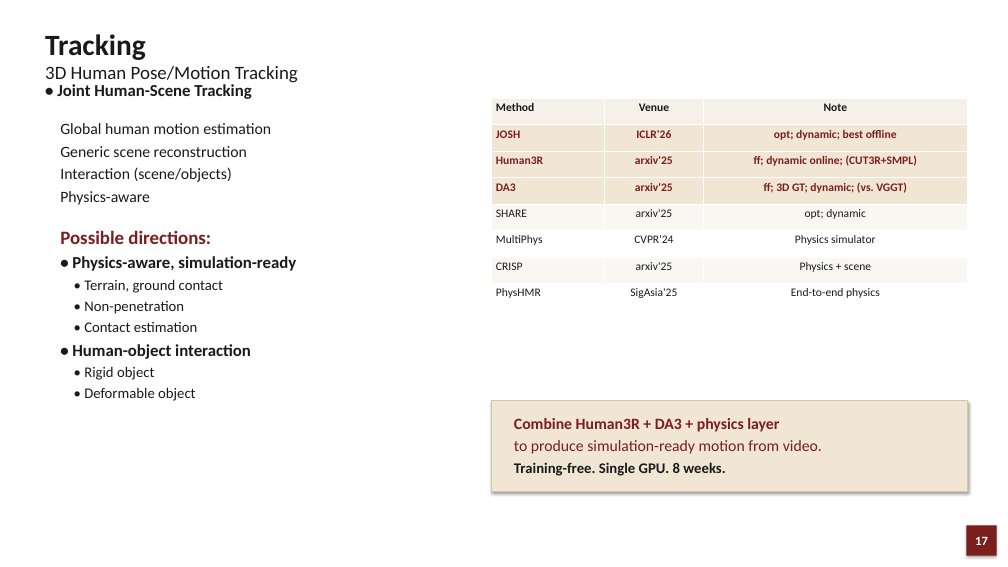
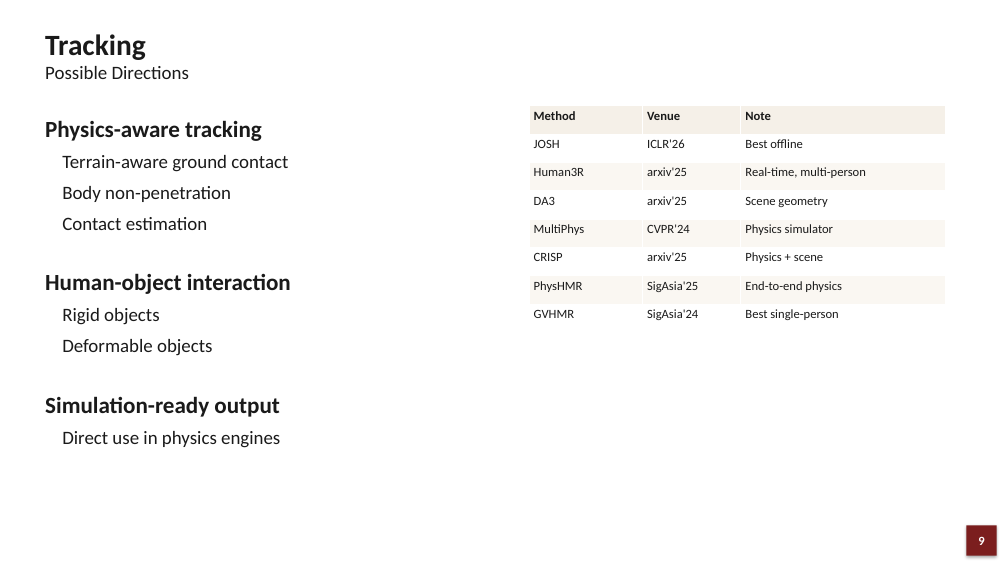
Before and after one commit to JCNTH/Pact3D, a slide deck: slide 9 of Pact3D_Presentation.pptx (slide 17 before the commit). Drawn at 1008x567 pixels with LibreOffice and Linux fonts; fonts in the diff are those of the drawing. Boxes give left, top, right and bottom in pixels: in the first picture for what was removed or moved away, otherwise in the second. Text is boxed around its words. In the diff, an @@ line names an element or a change of style, - is before the commit and + after.

```diff
--- a/Pact3D_Presentation.pptx
+++ b/Pact3D_Presentation.pptx
@@ text at (45,66,189,79): text changed @@
-3D Human Pose/Motion Tracking
+Possible Directions
@@ text removed at (57,84,251,99) @@
-• Joint Human-Scene Tracking
@@ table at (529,106,945,333) @@
-row 2: JOSH | ICLR'26 | opt; dynamic; best offline
-row 3: Human3R | arxiv'25 | ff; dynamic online; (CUT3R+SMPL)
-row 4: DA3 | arxiv'25 | ff; 3D GT; dynamic; (vs. VGGT)
-row 5: SHARE | arxiv'25 | opt; dynamic
+row 2: JOSH | ICLR'26 | Best offline
+row 3: Human3R | arxiv'25 | Real-time, multi-person
+row 4: DA3 | arxiv'25 | Scene geometry
+row 8: GVHMR | SigAsia'24 | Best single-person
@@ fill #F0E6D3 to #FFFFFF in 6 cells @@
@@ fill #F0E6D3 to #FAF7F2 in row 3 @@
@@ size 11 to 12 pt in "Method", "Venue", "Note", "JOSH" and 5 more places @@
@@ text colour #7B1E1E to #1A1A1A, bold off in "JOSH", "ICLR'26", "Human3R", "arxiv'25" and 2 more places @@
@@ alignment centre to left @@
@@ table: place and size @@
-table at (492,98,968,310)
+table at (529,106,945,333)
@@ text at (45,120,291,448): text changed; size 15 to 18 pt @@
-Global human motion estimation
-Generic scene reconstruction
-Interaction (scene/objects)
-Physics-aware
-Possible directions:
-• Physics-aware, simulation-ready
-• Terrain, ground contact
-• Non-penetration
-• Contact estimation
-• Human-object interaction
-• Rigid object
-• Deformable object
+Physics-aware tracking
+Terrain-aware ground contact
+Body non-penetration
+Contact estimation
+Human-object interaction
+Rigid objects
+Deformable objects
+Simulation-ready output
+Direct use in physics engines
@@ rectangle removed at (492,401,968,492) @@
@@ text removed at (514,418,822,476) @@
-Combine Human3R + DA3 + physics layer
-to produce simulation-ready motion from video.
-Training-free. Single GPU. 8 weeks.
@@ text in rectangle at (978,536,984,545): text changed @@
-17
+9
```
Also in this commit, not shown: 2 other slides changed, 6 slides added, 13 slides removed, 1 other file.
